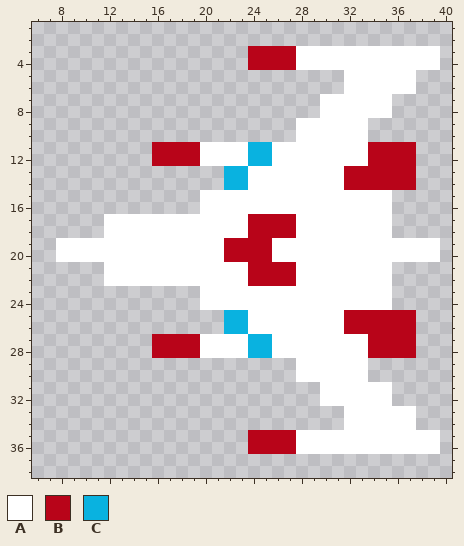
File history of a pixel-art sprite, assets/special_ship.png. This is how it looked before the edit.
The file is 50x40 pixels. Shown: x 6..40, y 1..38.
Palette (. is transparent): A #ffffff  B #b80419  C #09b2e0
Pixels before, first column x 8:
 3 ................BBBBAAAAAAAAAAAA
 4 ................BBBBAAAAAAAAAAAA
 5 ........................AAAAAA..
 6 ........................AAAAAA..
 7 ......................AAAAAA....
 8 ......................AAAAAA....
 9 ....................AAAAAA......
10 ....................AAAAAA......
11 ........BBBBAAAACCAAAAAAAABBBB..
12 ........BBBBAAAACCAAAAAAAABBBB..
13 ..............CCAAAAAAAABBBBBB..
14 ..............CCAAAAAAAABBBBBB..
15 ............AAAAAAAAAAAAAAAA....
16 ............AAAAAAAAAAAAAAAA....
17 ....AAAAAAAAAAAABBBBAAAAAAAA....
18 ....AAAAAAAAAAAABBBBAAAAAAAA....
19 AAAAAAAAAAAAAABBBBAAAAAAAAAAAAAA
20 AAAAAAAAAAAAAABBBBAAAAAAAAAAAAAA
21 ....AAAAAAAAAAAABBBBAAAAAAAA....
22 ....AAAAAAAAAAAABBBBAAAAAAAA....
23 ............AAAAAAAAAAAAAAAA....
24 ............AAAAAAAAAAAAAAAA....
25 ..............CCAAAAAAAABBBBBB..
26 ..............CCAAAAAAAABBBBBB..
27 ........BBBBAAAACCAAAAAAAABBBB..
28 ........BBBBAAAACCAAAAAAAABBBB..
29 ....................AAAAAA......
30 ....................AAAAAA......
31 ......................AAAAAA....
32 ......................AAAAAA....
33 ........................AAAAAA..
34 ........................AAAAAA..
35 ................BBBBAAAAAAAAAAAA
36 ................BBBBAAAAAAAAAAAA
The result:
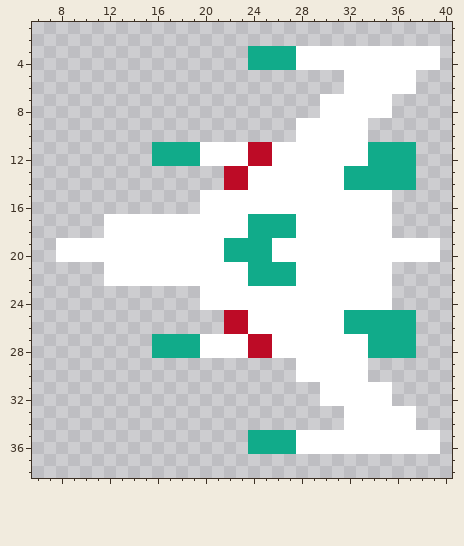
Change:
colour B: #b80419 -> #11ab8a
colour C: #09b2e0 -> #bd0b26
Boxes around the changes in both pictures, in picture pixels (x1, y1, x2, y2):
changed: (248, 46, 296, 70)
changed: (152, 142, 416, 358)
changed: (248, 430, 296, 454)
